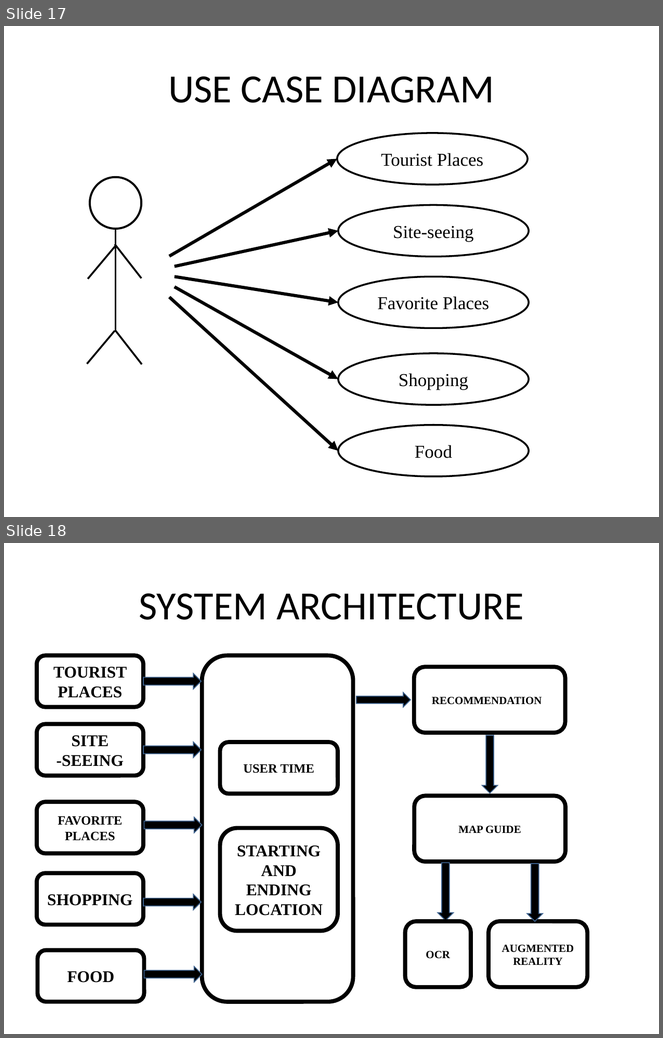
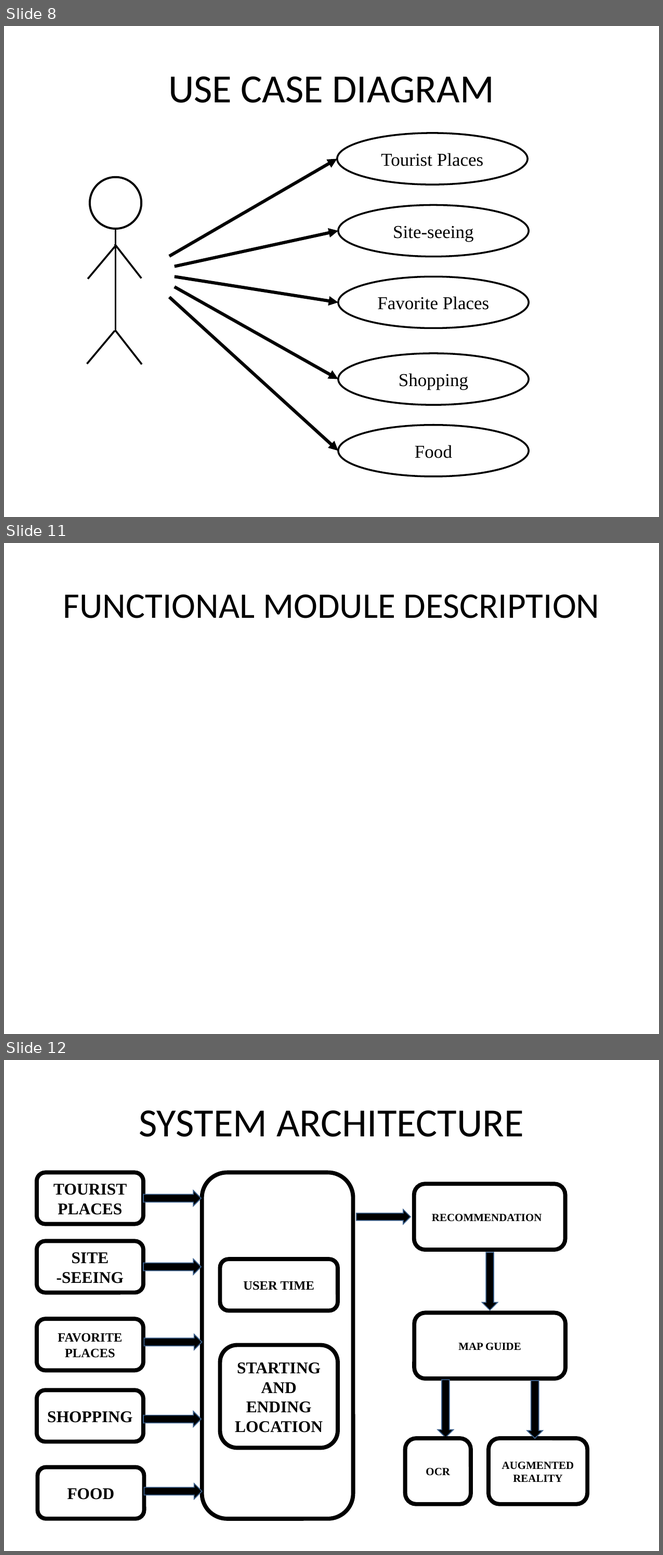
Before and after one commit to alenthomas/phaseOne, a slide deck: Silde/Group 4.pptx. Shown one above the other, each under a label of ours: slides 17 and 18 before the commit, slides 8, 11 and 12 after it; the slides between them are not shown. The pictures are 663x1038 and 663x1555 pixels, drawn with LibreOffice and Linux fonts; fonts in the diff are those of the drawing. Boxes give left, top, right and bottom in pixels: in the first picture for what was removed or moved away, otherwise in the second. Text is boxed around its words. In the diff, an @@ line names an element or a change of style, - is before the commit and + after.

```diff
--- a/Silde/Group 4.pptx
+++ b/Silde/Group 4.pptx
@@ slide 11 added at box(4, 543, 659, 1034), background #FFFFFF @@
@@ title added at box(63, 594, 600, 618), 39.6 pt, text #000000 @@
+FUNCTIONAL MODULE DESCRIPTION
@@ what was slide 17 is now slide 8 @@
@@ what was slide 18 is now slide 12 @@
```
Also in this commit, not shown: 9 other slides added, 10 slides removed, 1 other file.
